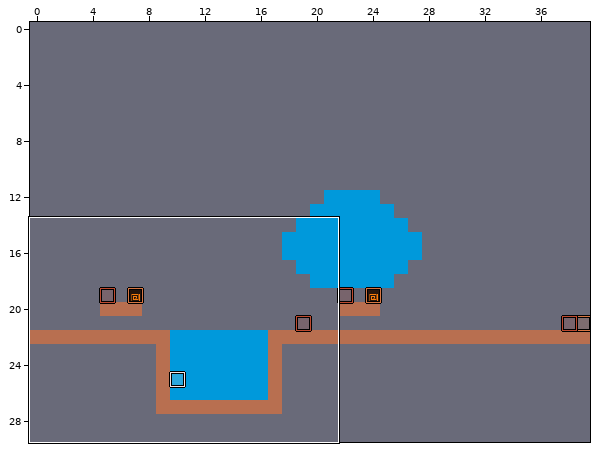
LDtk project, stored at tilebuilding/pixeus.ldtk. Above, an overview of the earlier version with the close-up marked.
Close-up. Earlier state:
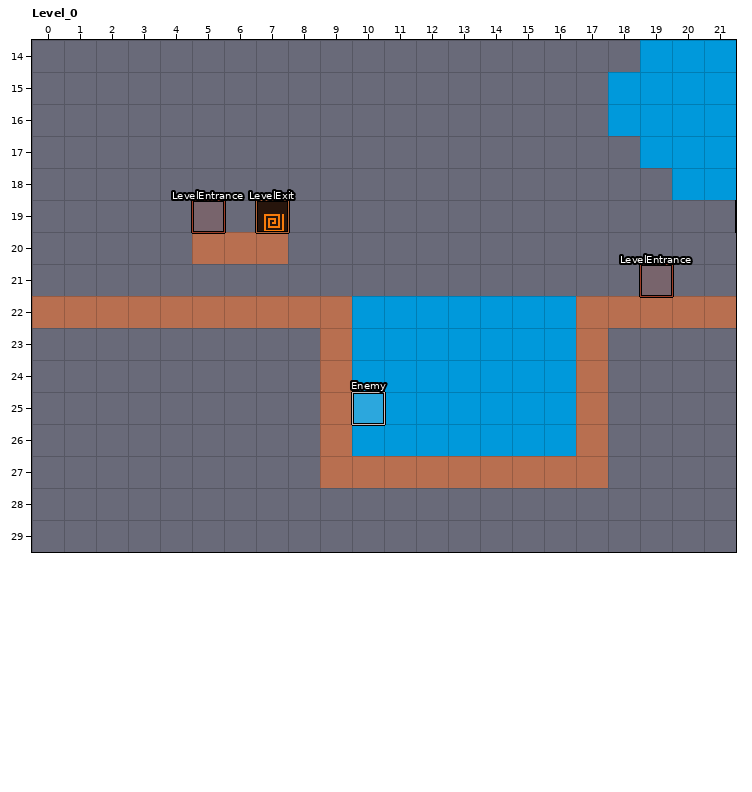
Cells are 16x16 px. Shown: Level_0 x 0..21, y 14..29. The commit also changed other parts of the map, which this record leaves out.
After the commit:
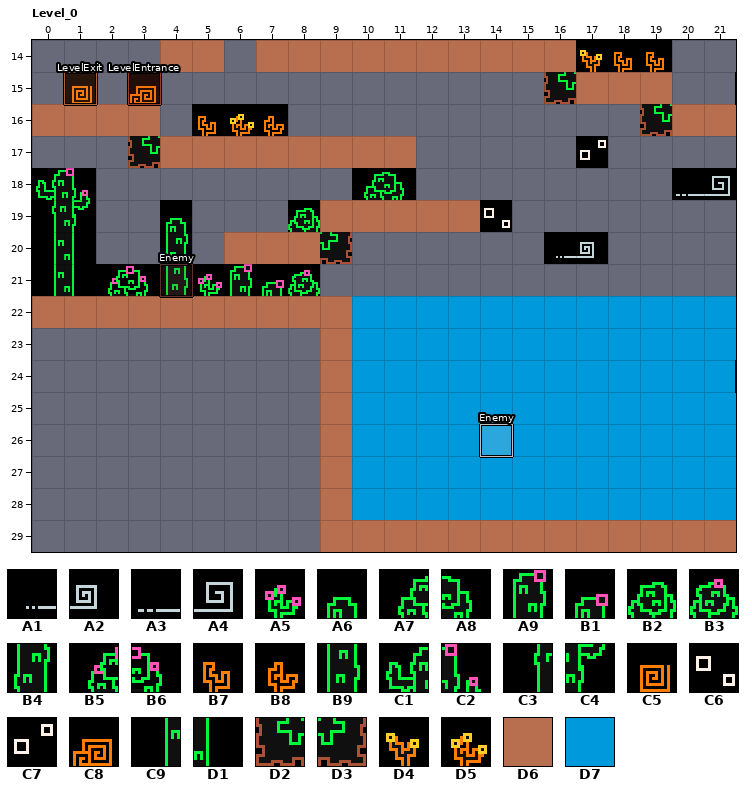
Key: from "Forest": A1 13, A2 14, A3 15, A4 16, A5 36, A6 91, A7 92, A8 93, A9 94, B1 95, B2 101, B3 102, B4 103, B5 104, B6 105, B7 113, B8 114, B9 115, C1 116, C2 117, C3 128, C4 129, C5 153, C6 161, C7 161 flipped up-down, C8 165, C9 166, D1 167, D2 168 flipped up-down, D3 168 turned 180, D4 178, D5 179; from "MovementTypes": D6 1 "Ground", D7 2 "Water".
__ is an empty cell.
Objects are placed by their top-left corner, in cells (3,4 is the top-left corner of cell 3,4); size is 1x1 cell unless given.
Edits made:
Layer "Tiles_Foreground":
There is now tile A6 in row 19 at x 4.
There is now tile A7 in row 18 at x 10.
There is now tile A8 in row 18 at x 11.
There is now tile A9 in row 21 at x 6.
There is now tile B1 in row 21 at x 7.
There is now tile B2 in row 19 at x 8.
There is now tile B4 in row 20 at x 4.
There is now tile B5 in row 21 at x 2.
There is now tile B6 in row 21 at x 3.
There is now tile B8 in row 16 at x 7.
There is now tile B9 in row 21 at x 4.
There is now tile C5 in row 15 at x 1.
There is now tile C8 in row 15 at x 3.
There is now tile D4 in row 14 at x 17.
There is now tile D5 in row 16 at x 6.
Layer "Tiles_Ground":
There is now tile D2 in row 15 at x 16; in row 16 at x 19; in row 17 at x 3.
There is now tile D3 in row 20 at x 9.
The author cleared the tile that lay hidden in row 14 at x 21; in row 16 at x 18; in row 17 at x 19 and 21; in row 20 at x 5.
Layer "Tiles_Background":
There is now tile A1 in row 20 at x 16.
There is now tile A2 in row 20 at x 17.
There is now tile A3 in row 18 at x 20.
There is now tile A4 in row 18 at x 21.
There is now tile A5 in row 21 at x 5.
There is now tile B3 in row 21 at x 8.
There is now tile B7 in row 14 at x 18 to 19; in row 16 at x 5.
There is now tile C1 in row 18 at x 0.
There is now tile C2 in row 18 at x 1.
There is now tile C3 in row 19 at x 0.
There is now tile C4 in row 19 at x 1.
There is now tile C6 in row 19 at x 14.
There is now tile C7 in row 17 at x 17.
There is now tile C9 in rows 20 to 21 at x 0.
There is now tile D1 in rows 20 to 21 at x 1.
The author cleared tile C5 in row 19 at x 7.
Layer "Entities":
Object "LevelEntrance" rectangle at 19,21 moves outside this view.
Object "LevelExit" rectangle at 7,19 becomes "LevelExit" rectangle at 1,15.
Object "LevelEntrance" rectangle at 5,19 becomes "LevelEntrance" rectangle at 3,15.
Object "Enemy" rectangle at 10,25 becomes "Enemy" rectangle at 14,26.
A new object: "Enemy" rectangle at 4,21.
Layer "MovementTypes":
The edit turns tile D7 into tile D6 in row 15 at x 18 to 19; in row 16 at x 20 to 21.
There is now tile D6 in row 14 at x 4 to 5 and 7 to 16; in row 15 at x 17; in row 16 at x 0 to 3; in row 17 at x 4 to 11; in row 19 at x 9 to 13; in row 20 at x 8.
There is now tile D6 in row 28 at x 9; in row 29 at x 9 to 21.
The edit turns tile D6 into tile D7 in row 22 at x 17 to 21; in rows 23 to 26 at x 17; in row 27 at x 10 to 17.
There is now tile D7 in rows 23 to 27 at x 18 to 21; in row 28 at x 10 to 21.
The author cleared tile D6 in row 20 at x 5.
The author cleared tile D7 in row 14 at x 19 to 21; in row 15 at x 20 to 21; in row 16 at x 18 to 19; in row 17 at x 19 to 21; in row 18 at x 20 to 21.
